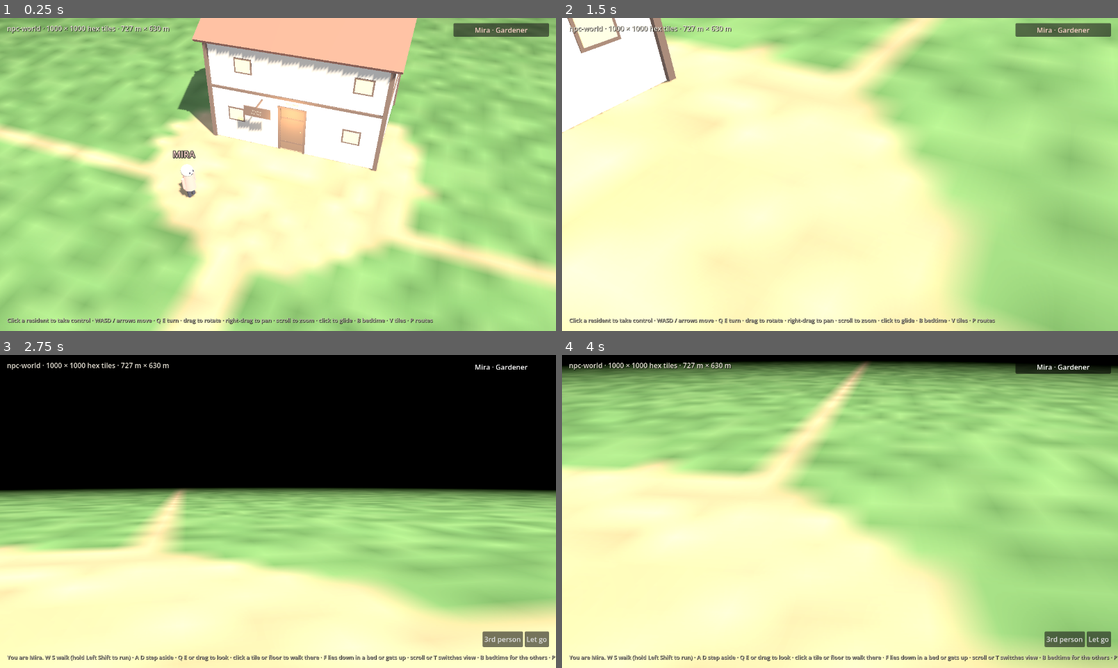
Above: before the commit, frames 1-4 (two rows, left to right).
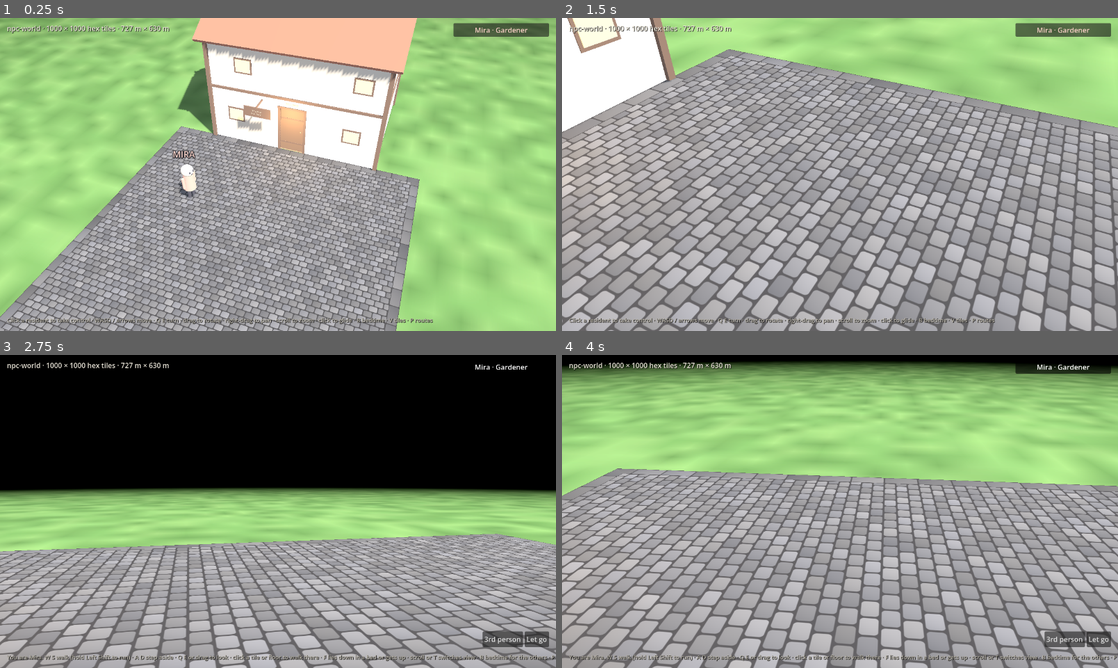
Above: after the commit, the same moments.

Repository: tibitzu/npc-world-godot
Game: Godot game, scene res://scenes/world/world.tscn
Same seed, same stepped clock (60 frames per second), same inputs: the game is played once before the commit and once after it.
Inputs:
- Up to frame 1 (0.25 s): no input
- Up to frame 2 (1.5 s): click "Mira · Gardener" at 0.5 s; click "Let go" at 1.25 s
- Up to frame 3 (2.75 s): click "Mira · Gardener" at 2 s
- Up to frame 4 (4 s): click "Let go" at 2.75 s; click "Mira · Gardener" at 3.5 s

The runs differ from the first frame. In frame 1, 39% of the frame differs, in the area x 0-100%, y 29-100%; in frame 2, 80%, in the area x 0-100%, y 0-100%; in frame 3, 41%; in frame 4, 63%.

Commit message:
Grey cobblestone town square in place of the roads
- Roads and the round sandy square removed; the map is open moss.
- TownSquare: a 10.5 m square (1.5x the tavern's 7 m front) of grey
  cobbles with a kerb, its north edge along the tavern's front wall and
  centred on it. Its tiles are marked as paved square.

Co-Authored-By: Claude Opus 5.5 <noreply@anthropic.com>
Claude-Session: https://claude.ai/code/session_01GrieSD8FtGLQU19TCKvUTk

Diff:
--- a/scenes/world/world.tscn
+++ b/scenes/world/world.tscn
@@ -7,6 +7,7 @@
 [ext_resource type="Script" path="res://scripts/player/player_controller.gd" id="5_player"]
 [ext_resource type="Script" path="res://scripts/world/world_nav.gd" id="6_nav"]
 [ext_resource type="Script" path="res://scripts/world/markers.gd" id="7_markers"]
+[ext_resource type="Script" path="res://scripts/world/town_square.gd" id="8_square"]
 
 [sub_resource type="Environment" id="Env_main"]
 background_mode = 1
@@ -39,6 +40,9 @@
 
 [node name="Ground" type="MeshInstance3D" parent="."]
 script = ExtResource("2_ground")
+
+[node name="TownSquare" type="MeshInstance3D" parent="."]
+script = ExtResource("8_square")
 
 [node name="WorldNav" type="Node3D" parent="."]
 script = ExtResource("6_nav")
--- a/scripts/world/tile_grid.gd
+++ b/scripts/world/tile_grid.gd
@@ -7,12 +7,11 @@
 ## reads for both the smooth ground and the hex tiles (V).
 
 const F_BLOCK := 1
-const F_ROAD := 2
+const F_ROAD := 2              # paved: the town square
 const F_INSIDE := 4
 const F_NOTREE := 8
 
 const MOSS: Array[int] = [0x6f9a5c, 0x7aa565, 0x668f55, 0x82ab6a]
-const PATH: Array[int] = [0xcdb88f, 0xd6c39a, 0xc4ae85]
 
 var flags := PackedByteArray()
 var kinds := PackedByteArray()
@@ -31,22 +30,10 @@
 	texture = ImageTexture.create_from_image(_make_image())
 
 
-## The town's roads: a ring round the square, the north-south road and the east-west road.
-## These run on across the whole map and meet themselves at the seams.
-static func is_road(x: float, z: float) -> bool:
-	return Vector2(x, z + 1.0).length() < 5.4 or absf(x) < 0.55 or absf(z - 1.6) < 0.5
-
-
+# open moss everywhere; the town square and buildings recolour their own tiles
 func _paint_base() -> void:
-	var road_kind := kind_names.find("road")
 	for i in Hex.COUNT:
-		var h := Hex.hash01(i)
-		if is_road(Hex.tile_x(i), Hex.tile_z(i)):
-			flags[i] = F_ROAD
-			kinds[i] = road_kind
-			_put_colour(i, PATH[int(h * PATH.size())], 0.09)
-		else:
-			_put_colour(i, MOSS[int(h * MOSS.size())], 0.09)
+		_put_colour(i, MOSS[int(Hex.hash01(i) * MOSS.size())], 0.09)
 
 
 func _put_colour(i: int, hex: int, jitter := 0.0) -> void:
--- /dev/null
+++ b/scripts/world/town_square.gd
@@ -0,0 +1,25 @@
+class_name TownSquare
+extends MeshInstance3D
+## The town square: a square of grey cobblestones laid over the open ground. The tiles under it
+## are marked as paved square (shown in the top left); they keep their moss colour, so the
+## ground's soft blending doesn't spill grey past the square's edge.
+
+## Centre of the square (world x, z in metres).
+@export var centre := Vector2(0.0, 3.65)
+## Length of each side (m).
+@export var size := 10.5
+
+func _ready() -> void:
+	var plane := PlaneMesh.new()
+	plane.size = Vector2(size, size)
+	mesh = plane
+	position = Vector3(centre.x, 0.006, centre.y)
+	cast_shadow = GeometryInstance3D.SHADOW_CASTING_SETTING_OFF
+	var mat := ShaderMaterial.new()
+	mat.shader = preload("res://shaders/cobbles.gdshader")
+	mat.set_shader_parameter("size", size)
+	material_override = mat
+	var r := Rect2(centre - Vector2(size, size) * 0.5, Vector2(size, size))
+	for i in Hex.tiles_in(r):
+		Game.tiles.set_flag(i, TileGrid.F_ROAD)
+		Game.tiles.set_kind(i, "square")
--- /dev/null
+++ b/shaders/cobbles.gdshader
@@ -0,0 +1,63 @@
+shader_type spatial;
+// Grey cobblestones laid in offset rows, with dark mortar between them and a border of larger
+// kerb stones round the edge. Drawn on a flat plane; the stones come from its world position,
+// so they line up however big the plane is.
+
+render_mode diffuse_lambert;
+
+uniform vec3 stone_colour : source_color = vec3(0.5, 0.505, 0.52);
+uniform vec3 mortar_colour : source_color = vec3(0.28, 0.28, 0.29);
+uniform vec2 stone_size = vec2(0.26, 0.2);    // one cobble, metres
+uniform float size = 10.5;                    // the plane's side, metres (for the kerb)
+uniform float kerb = 0.3;                     // width of the kerb border, metres
+
+varying vec2 local;                           // metres from the plane's centre
+
+float hash(vec2 p) {
+	return fract(sin(dot(p, vec2(127.1, 311.7))) * 43758.5453);
+}
+
+// signed distance to a rounded box of half-size b and corner radius r
+float rbox(vec2 p, vec2 b, float r) {
+	vec2 q = abs(p) - b + r;
+	return length(max(q, 0.0)) + min(max(q.x, q.y), 0.0) - r;
+}
+
+void vertex() {
+	local = VERTEX.xz;
+}
+
+void fragment() {
+	vec2 p = local;
+	float edge = size * 0.5 - max(abs(p.x), abs(p.y));    // distance in from the outer edge
+	vec2 cell_size = stone_size;
+	vec2 q;
+	vec2 cell;
+	if (edge < kerb) {
+		// kerb: long stones running along whichever side we're on
+		bool along_x = abs(p.y) > abs(p.x);
+		vec2 k = along_x ? vec2(p.x, abs(p.y)) : vec2(p.y, abs(p.x));
+		cell_size = vec2(0.6, kerb);
+		q = vec2(k.x / cell_size.x, (size * 0.5 - k.y) / cell_size.y);
+		cell = floor(q) + (along_x ? vec2(17.0, sign(p.y)) : vec2(31.0, sign(p.x)));
+	} else {
+		q = p / cell_size;
+		q.x += mod(floor(q.y), 2.0) * 0.5;               // every other row shifted half a stone
+		cell = floor(q);
+	}
+	vec2 f = (fract(q) - 0.5) * cell_size;              // metres from the stone's centre
+	float d = rbox(f, cell_size * 0.5 - 0.013, 0.04);   // < 0 inside the stone
+	float h = hash(cell);
+	float h2 = hash(cell + 7.3);
+	vec3 col = stone_colour * (0.84 + 0.24 * h) + vec3(0.02, 0.015, 0.0) * (h2 - 0.5);
+	if (edge < kerb) {
+		col *= 0.88;
+	}
+	float mortar = smoothstep(-0.006, 0.006, d);
+	ALBEDO = mix(col, mortar_colour, mortar);
+	ROUGHNESS = mix(0.85, 1.0, mortar);
+	// each stone is slightly domed: tilt the normal toward its edges
+	vec2 tilt = f / (cell_size * 0.5) * 0.35 * (1.0 - mortar);
+	NORMAL_MAP = normalize(vec3(tilt.x * 0.5 + 0.5, -tilt.y * 0.5 + 0.5, 1.0));
+	NORMAL_MAP_DEPTH = 1.0;
+}
Not shown, added: scripts/world/town_square.gd.uid
Not shown, added: shaders/cobbles.gdshader.uid
Not shown, changed: README.md
